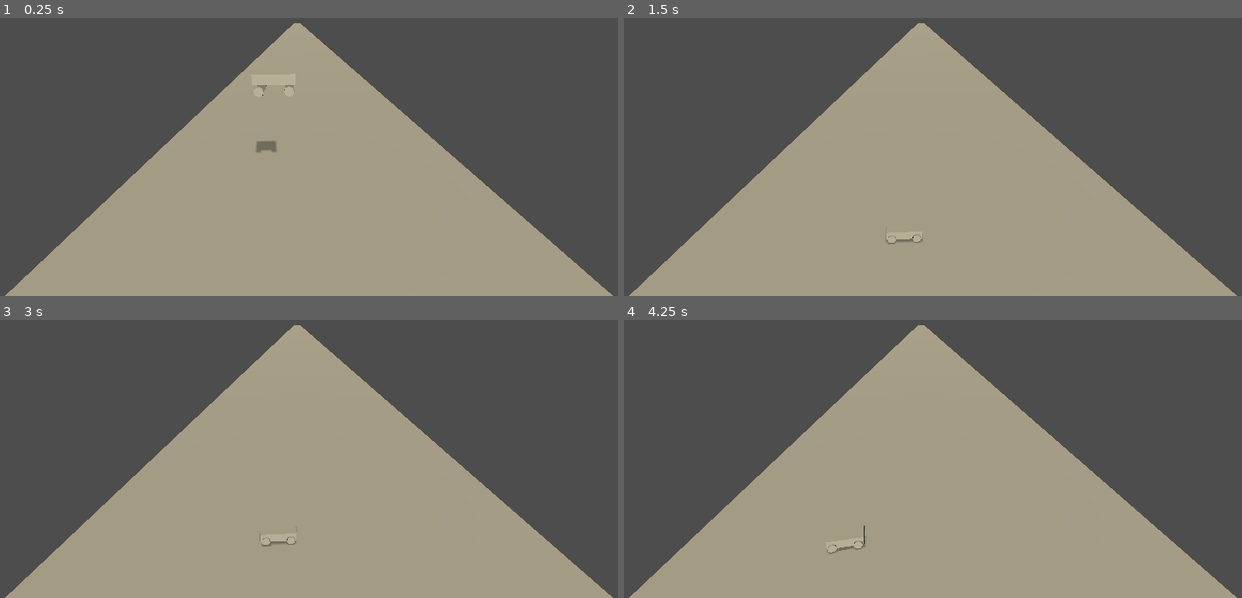
Above: before the commit, frames 1-4 (two rows, left to right).
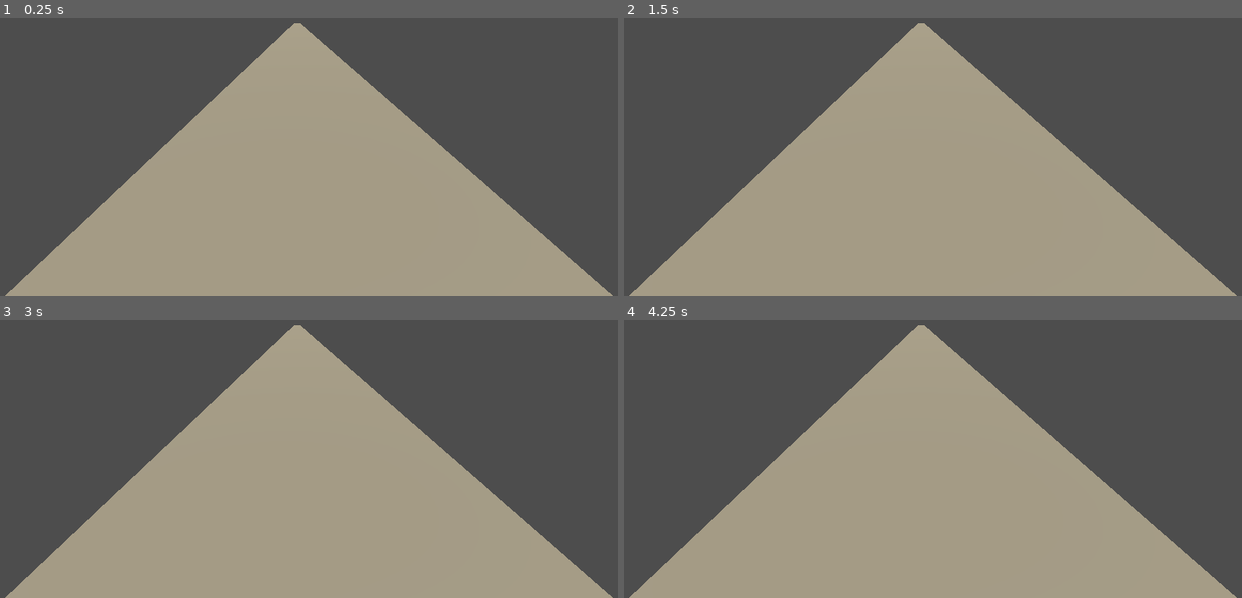
Above: after the commit, the same moments.

Repository: Reinforcement-Learning-Game/RL-Racing-Game
Game: Godot game, scene res://Tracks/Track1.tscn
Two runs of this game, one before a commit and one after it. Both use one fixed random seed, a clock stepped at 60 frames per second and the inputs below.
Inputs:
- Up to frame 1 (0.25 s): no input
- Up to frame 2 (1.5 s): hold D (Right) 0.53-1.28 s; tap Enter at 1.25 s; hold S (Brake) from 1.28 s (still down)
- Up to frame 3 (3 s): tap Space at 2 s; release S (Brake) at 2.03 s; hold D (Right) 2.03-2.78 s; tap Enter at 2.75 s; hold W (Accelerate) from 2.78 s (still down)
- Up to frame 4 (4.25 s): release W (Accelerate) at 3.53 s; hold A (Left) from 3.53 s (still down)

The runs differ from the first frame. In frame 1, 0.1% of the frame differs, in the area x 41-48%, y 24-49%; in frame 2, less than 0.1%; in frame 3, less than 0.1%; in frame 4, less than 0.1%.

Commit message:
small changes

Diff:
--- a/rl-race/Agents/Player.tscn
+++ /dev/null
@@ -1,6 +0,0 @@
-[gd_scene load_steps=2 format=3 uid="uid://cm5udorr35hd6"]
-
-[ext_resource type="Script" uid="uid://n60khc1nxf51" path="res://Agents/player.gd" id="1_8fxid"]
-
-[node name="Player" type="Node"]
-script = ExtResource("1_8fxid")
--- a/rl-race/Agents/player.gd
+++ b/rl-race/Agents/player.gd
@@ -5,8 +5,9 @@
 
 func _init():
 	# Loading the vehicle scene
-	var vehicle_scene := load("res://Vehicle/Vehicle.tscn")
-	vehicle = vehicle_scene.instantiate() # Creating an actual instance of the vehicle scene
+	#var vehicle_scene := load("res://Vehicle/Vehicle.tscn")
+	#vehicle = vehicle_scene.instantiate() # Creating an actual instance of the vehicle scene
+	vehicle = Vehicle.new()
 	#Will create all of it's nodes
 	# Runs the _init function
 	# Prepares it to enter the scene
--- a/rl-race/GameManager.tscn
+++ /dev/null
@@ -1,6 +0,0 @@
-[gd_scene load_steps=2 format=3 uid="uid://b5j4kp7gmyq1g"]
-
-[ext_resource type="Script" uid="uid://ecdw8cffhsim" path="res://game_manager.gd" id="1_p13vs"]
-
-[node name="GameManager" type="Node"]
-script = ExtResource("1_p13vs")
--- a/rl-race/Vehicle/Vehicle.tscn
+++ b/rl-race/Vehicle/Vehicle.tscn
@@ -3,7 +3,7 @@
 [ext_resource type="Script" uid="uid://crfxxmwsmgiag" path="res://Vehicle/vehicle.gd" id="1_25uyk"]
 
 [sub_resource type="BoxShape3D" id="BoxShape3D_xcuoc"]
-size = Vector3(0.49954224, 0.34083462, 1)
+size = Vector3(0.62397003, 0.3545208, 1)
 
 [node name="Vehicle" type="VehicleBody3D"]
 script = ExtResource("1_25uyk")
@@ -41,9 +41,9 @@
 height = 0.23
 
 [node name="CSGBox3D" type="CSGBox3D" parent="."]
-transform = Transform3D(1, 0, 0, 0, 1, 0, 0, 0, 1, 0, 0.04425049, 0)
+transform = Transform3D(1.2476753, 0, 0, 0, 1, 0, 0, 0, 1, 0, 0.04425049, 0)
 size = Vector3(0.5, 0.2475586, 1)
 
 [node name="CollisionShape3D" type="CollisionShape3D" parent="."]
-transform = Transform3D(1, 0, 0, 0, 1, 0, 0, 0, 1, 0, -0.030799389, 0)
+transform = Transform3D(1, 0, 0, 0, 1, 0, 0, 0, 1, 0.00063705444, -0.03764248, 0)
 shape = SubResource("BoxShape3D_xcuoc")
--- a/rl-race/game_manager.gd
+++ b/rl-race/game_manager.gd
@@ -1,4 +1,6 @@
 extends Node
+
+var agents = []
 
 # Called when the node enters the scene tree for the first time.
 func _ready() -> void:
